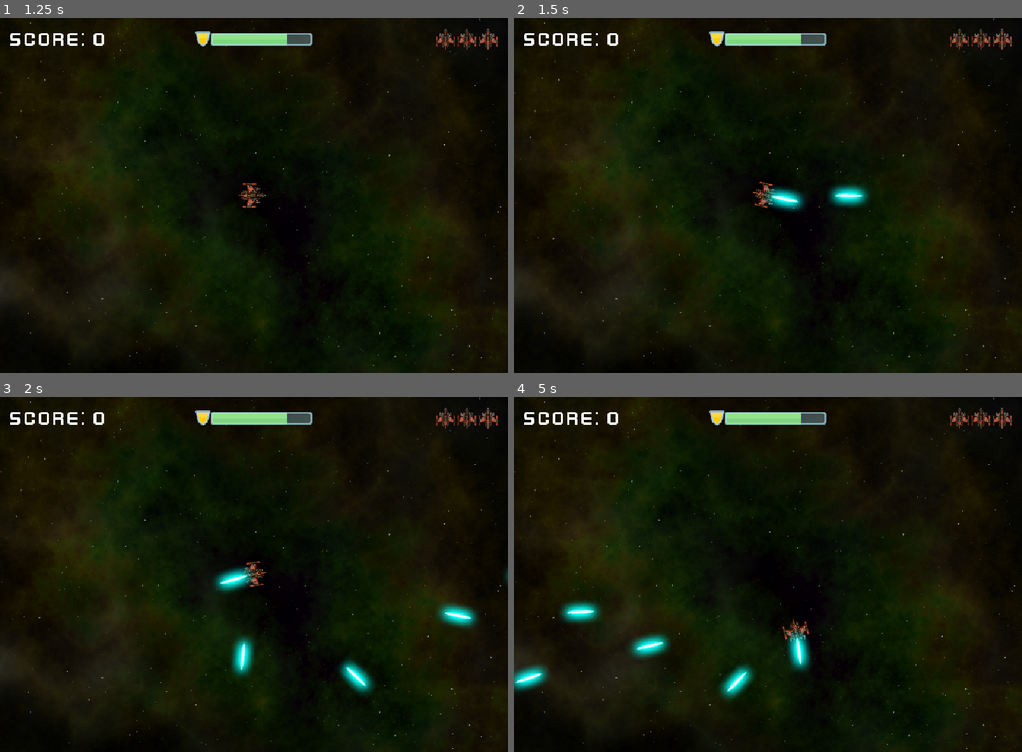
Above: before the commit, frames 1-4 (two rows, left to right).
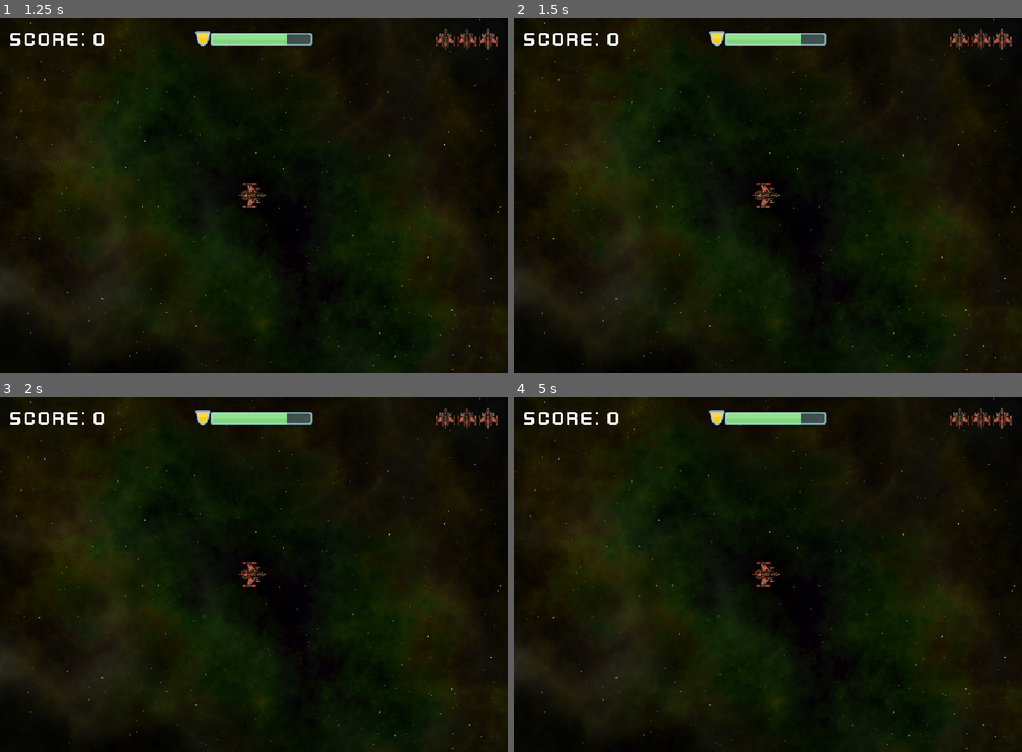
Above: after the commit, the same moments.

Repository: FrancisToastedBuns/Practice-Games
Game: Godot game, scene res://main.tscn
The game is run twice, just before and just after one commit, with the same random seed, the same clock (stepped at 60 frames per second) and the same inputs.
Inputs (mouse positions are in pixels of both pictures, inside the frame that each line leads up to):
- Up to frame 1 (1.25 s): click (254, 220) at 0.5 s
- Up to frame 2 (1.5 s): tap Enter at 1.25 s; hold D (rotate_right) from 1.28 s (still down); hold Space (shoot) from 1.28 s (still down)
- Up to frame 3 (2 s): keep holding D (rotate_right); keep holding Space (shoot)
- Up to frame 4 (5 s): release D (rotate_right) at 2.03 s; release Space (shoot) at 2.03 s; hold A (rotate_left) 2.03-2.78 s; tap Space (shoot) at 2.1, 3.6 s; hold D (rotate_right) 2.78-3.53 s; hold Space (shoot) 2.78-3.53 s; hold W (thrust) 3.53-4.28 s; hold A (rotate_left) from 4.28 s (still down); hold Space (shoot) from 4.28 s (still down)

Frame 1 is identical in both runs. In frame 2, 1.0% of the frame differs, in the area x 46-70%, y 45-55%; in frame 3, 1.8%; in frame 4, 2.3%, in the area x 0-59%, y 46-85%.
Error after the commit: Attempt to call function 'stop' in base 'null instance' on a null instance. (res://assets/player/player.gd:72)

Commit message:
Update player.gd

Diff:
--- a/space_rocks/assets/player/player.gd
+++ b/space_rocks/assets/player/player.gd
@@ -1,56 +1,97 @@
 extends RigidBody2D
-@export var Bullet : PackedScene
-@export var explosion_sound : Resource
+@export var max_shield = 100.0
+@export var shield_regen = 5.0
+@export var engine_power = 500
+@export var spin_power = 8000
+@export var bullet_scene : PackedScene
+@export var fire_rate = 0.25
+
+
+
+signal lives_changed
+signal dead
+signal shield_changed
 
 enum {INIT, ALIVE, INVULNERABLE, DEAD}
-var player_state
 
-var recently_shot = true
-var rotation_speed = 8000
-var spinning = 0
+var shield = 0: set = set_shield
+var state = INIT
 var thrust = Vector2.ZERO
-var engine_power = 300
-
 var rotation_dir = 0
 var screensize = Vector2.ZERO
 var can_shoot = true
 var reset_pos = false
+var lives = 0: set = set_lives
 
-
-func _ready() -> void:
-	player_state = DEAD
-
-func _physics_process(_delta):
-	constant_torque = rotation_speed * spinning
-	constant_force = thrust
+func set_lives(value):
+	lives = value
+	lives_changed.emit(lives)
+	shield = max_shield
+	if lives <= 0:
+		change_state(DEAD)
+	else:
+		change_state(INVULNERABLE)
+func _ready():
+	change_state(ALIVE)
 	screensize = get_viewport_rect().size
 
-func _process(_delta: float) -> void:
+func change_state(new_state):
+	match new_state:
+		INIT:
+			$CollisionShape2D.set_deferred("disabled", true)
+			$Sprite2D.modulate.a = 0.5
+		ALIVE:
+			$CollisionShape2D.set_deferred("disabled", false)
+			$Sprite2D.modulate.a = 1.0
+		INVULNERABLE:
+			$CollisionShape2D.set_deferred("disabled", true)
+			$Sprite2D.modulate.a = 0.5
+			$InvulnerabilityTimer.start()
+		DEAD:
+			$CollisionShape2D.set_deferred("disabled", true)
+			$Sprite2D.hide()
+			linear_velocity = Vector2.ZERO
+			$EngineSounds.stop()
+			dead.emit()
+	state = new_state
+
+func _process(delta):
+	shield += shield_regen * delta
 	get_input()
 
 func get_input():
-	$CPUParticles2D.hide()
-	if player_state == DEAD:
+	thrust = Vector2.ZERO
+	if state in [DEAD, INIT]:
 		return
-	thrust = Vector2.ZERO
-	spinning = Input.get_axis("rotate_left","rotate_right")
 	if Input.is_action_pressed("thrust"):
+		$Exhaust.emitting = true
 		thrust = transform.x * engine_power
-		$CPUParticles2D.show()
-	if Input.is_action_pressed("shoot"):
-		if can_shoot:
-			shoot()
-			can_shoot = false
-			await get_tree().create_timer(0.15).timeout
-			can_shoot = true
+		if not $EngineSounds.playing:
+			$EngineSounds.play()
+	else:
+		$EngineSounds.stop()
+		$Exhaust.emitting = false
+	rotation_dir = Input.get_axis("rotate_left", "rotate_right")
+	if Input.is_action_pressed("shoot") and can_shoot:
+		shoot()
 
-func player_reset():
-	player_state = ALIVE
 func shoot():
-	var b = Bullet.instantiate()
+	if state == INVULNERABLE:
+		return
+	can_shoot = false
+	$GunCooldown.start()
+	var b = bullet_scene.instantiate()
 	get_tree().root.add_child(b)
 	b.start($Muzzle.global_transform)
-	$BulletSound.play()
+	$LaserSound.play()
+
+func _on_gun_cooldown_timeout():
+	can_shoot = true
+
+func _physics_process(_delta):
+	constant_force = thrust
+	constant_torque = rotation_dir * spin_power
+
 func _integrate_forces(physics_state):
 	if reset_pos:
 		physics_state.transform.origin = screensize / 2
@@ -59,3 +100,30 @@
 	xform.origin.x = wrapf(xform.origin.x, 0, screensize.x)
 	xform.origin.y = wrapf(xform.origin.y, 0, screensize.y)
 	physics_state.transform = xform
+
+func _on_invulnerability_timer_timeout():
+	change_state(ALIVE)
+
+func reset():
+	reset_pos = true
+	$Sprite2D.show()
+	lives = 3
+	change_state(ALIVE)
+
+func _on_body_entered(body):
+	if body.is_in_group("rocks"):
+		shield -= body.size * 25
+		body.explode()
+func explode():
+	$Explosion.show()
+	$Explosion/AnimationPlayer.play("explosion")
+	await $Explosion/AnimationPlayer.animation_finished
+	$Explosion.hide()
+	$ExplosionSound.play()
+func set_shield(value):
+	value = min(value, max_shield)
+	shield = value
+	shield_changed.emit(shield / max_shield)
+	if shield <= 0:
+		lives -= 1
+		explode()
